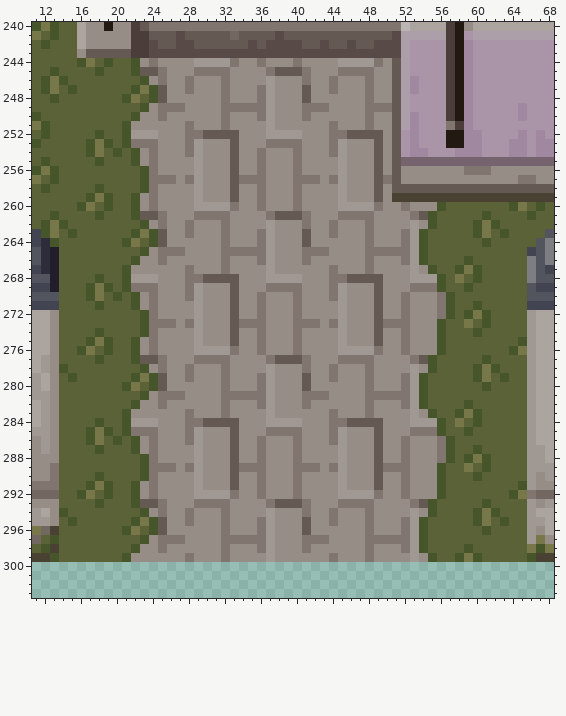
Edited in one commit: pixel-art file (art/sakala.aseprite). Above, as it was before the edit.
300x304 pixels, 1 frame. Colours within 5 levels of each other are drawn and written as one. Shown: x 11..68, y 240..303.
After:
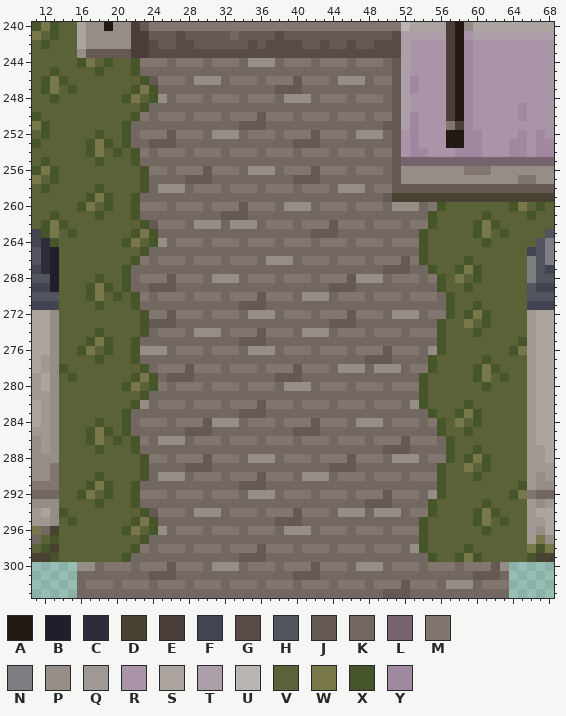
Palette (. is transparent): A #211912  B #211d2a  C #2e2c3a  D #494132  E #4b3d3a  F #434451  G #584b47  H #52555d  J #655954  K #736762  L #75636d  M #80756f  N #7c7e81  P #968d86  Q #a09892  R #a994a8  S #aba49f  T #ad9fa9  U #bbb6b3  V #5c6237  W #78774a  X #47552b  Y #9f88a0
Commit message: Use new walkway pattern in Sakala building
Edits made:
layer "Layer 1" added
Changed rows in their new state; - is an unchanged pixel.
Layer "Layer 1":
first column x 16:
244 -------M-MKMMMKMM-K-P-KM-MKMMMKMM-K-------------
245 -------KKKKKKKKKKKKKKKKKKKKKKKKKKKK-------------
246 --------J-MMK---KMMMKMMMJ-MMK---KMM-------------
247 ---------KKKKKKKKKKKKKJJJKKKKKKKKKK-------------
248 ---------PKMMMKM-MKM-MK--PKMMMKM-MK-------------
249 --------KKKKKKKKKKKKKKKKKKKKKKKKKKK-------------
250 -------MK-MMKMMMKMMMJMMMK-MMKMMMKMM-------------
251 ------KKKKKKKKKKKKJJJKKKKKKKKKKKKKJ-------------
252 ------KMMMJM--KPPPKMMMKMMMJM--KPPPK-------------
253 ------KKJJJKKKKKKKKKKKKKJJJKKKKKKKK-------------
254 -------MKMMMKMMMKMMMKMMMKMMMKMMMKMM-------------
255 -------KKKKKKKKKKKKKKKKKKKKKKKKKKKK-------------
256 ---------MKMMMJMMMK-P-KM-MJMMMKMMMK-------------
257 --------KKKKJJJKKKKKKKKKJJJKKKKKKKK-------------
258 --------K---KMMMKMMMKMMMKMMMKP--KMM-------------
259 -------KKKKKKKKKKKKKKKKKKKKKKKKKKKJ-------------
260 -------M-MKMMMKMM-JM-MK-P-KMMMKMM-K-P-KM--------
261 -------KKKKKKKKKJJJKKKKKKKKKKKKKKKKKKKK---------
262 --------J-MMK---K---KMMMK-MMJMMMKMMMKMM---------
263 ---------KKKKKKKKKKKKKKKKKJJJKKKKKKKKK----------
264 ---------PKMMMKM-MKM-MKMMMKMMMKM-MKM-M----------
265 --------KKKKKKKKKKKKKKKKKKKKKKKKKKKKKK----------
266 -------MK-MMKMMMKMMMKP--K-MMKMMMKMMMJM----------
267 ------KKKKKKKKKKKKKKKKKKKKKKKKKKKKJJJKK---------
268 ------KMMMJM--KPPPKMMMKMMMKM---PPPKMMMKM--------
269 ------KKJJJKKKKKKKKKKKKKKKKKJJJKKKKKKKKK--------
270 -------MKMMMKMMMKMMMJMMMK---KMMMKMMMKMMMK-------
271 -------KKKKKKKKKKKJJJKKKKKKKKKKKKKKKKKKKK-------
272 ---------MJMMMKMMMK-P-KM-MKMMMJMMMK-P-KM--------
273 --------JJJKKKKKKKKKKKKKKKKKJJJKKKKKKKKK--------
274 --------KMMMKP--KMMMJMMMK---KMMMKMMMKMMM--------
275 -------KKKKKKKKKKKJJJKKKKKKKKKKKKKKKKKKK--------
276 --------P-KMMMKMM-K-P-KM-MKMMMKMM-JM-MK---------
277 -------KKKKKKKKKKKKKKKKKKKKKKKKKJJJKKKK---------
278 --------K-MMJMMMKMMMKMMMJ-MMK---K---KMM---------
279 ---------KJJJKKKKKKKKKJJJKKKKKKKKKKKKK----------
280 ---------MKMMMKM-MKM-MK--PKMMMKM-MKM-M----------
281 --------KKKKKKKKKKKKKKKKKKKKKKKKKKKKKK----------
282 --------K-MMKMMMKMMMJMMMK-MMKMMMKMMMKP----------
283 ------KKKKKKKKKKKKJJJKKKKKKKKKKKKKKKKKK---------
284 ------KMMMKM---PPPKMMMKMMMJM--KPPPKMMMKM--------
285 ------KKKKKKJJJKKKKKKKKKJJJKKKKKKKKKKKKK--------
286 -------MK---KMMMKMMMKMMMKMMMKMMMKMMMJMMMK-------
287 -------KKKKKKKKKKKKKKKKKKKKKKKKKKKJJJKKKK-------
288 ---------MKMMMJMMMK-P-KM-MKMMMJMMMK-P-KM--------
289 --------KKKKJJJKKKKKKKKKKKKKJJJKKKKKKKKK--------
290 --------K---KMMMKMMMJMMMK---KMMMKMMMKMMM--------
291 -------KKKKKKKKKKKJJJKKKKKKKKKKKKKKKKKKK--------
292 -------M-MKMMMKMM-K-P-KM-MKMMMKMM-JM-MK---------
293 -------KKKKKKKKKKKKKKKKKKKKKKKKKJJJKKKK---------
294 --------J-MMK---KMMMKMMMJ-MMK---K---KMM---------
295 ---------KKKKKKKKKKKKKJJJKKKKKKKKKKKKK----------
296 ---------PKMMMKM-MKM-MK--PKMMMKM-MKM-M----------
297 --------KKKKKKKKKKKKKKKKKKKKKKKKKKKKKK----------
298 -------MK-MMKMMMKMMMJMMMK-MMKMMMKMMMKP----------
299 ------KKKKKKKKKKKKJJJKKKKKKKKKKKKKKKKKK---------
300 PPKMMMKMMMJMMMKPPPKMMMKMMMJMMMKPPPKMMMKMMMKMMMJP
301 KKKKKKKKJJJKKKKKKKKKKKKKJJJKKKKKKKKKKKKKKKKKJJJK
302 KMMMKMMMKMMMKMMMKMMMKMMMKMMMKMMMKMMMJMMMKPPPKMMM
303 KKKKKKKKKKKKKKKKKKKKKKKKKKKKKKKKKKJJJKKKKKKKKKKK
Changed places in both pictures, as pixel boxes (x1, y1, x2, y2):
changed: (77, 58, 509, 598)
